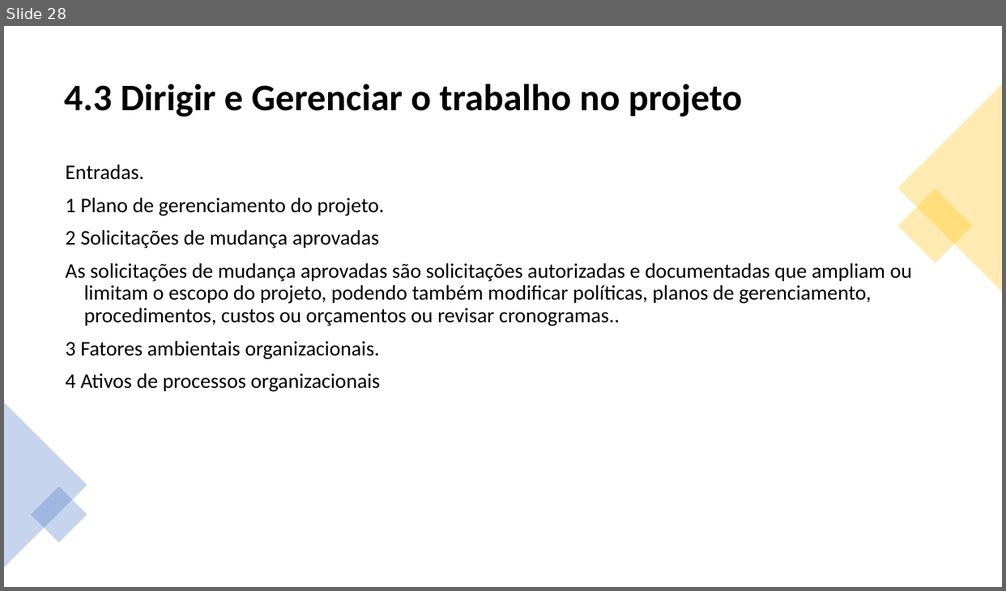
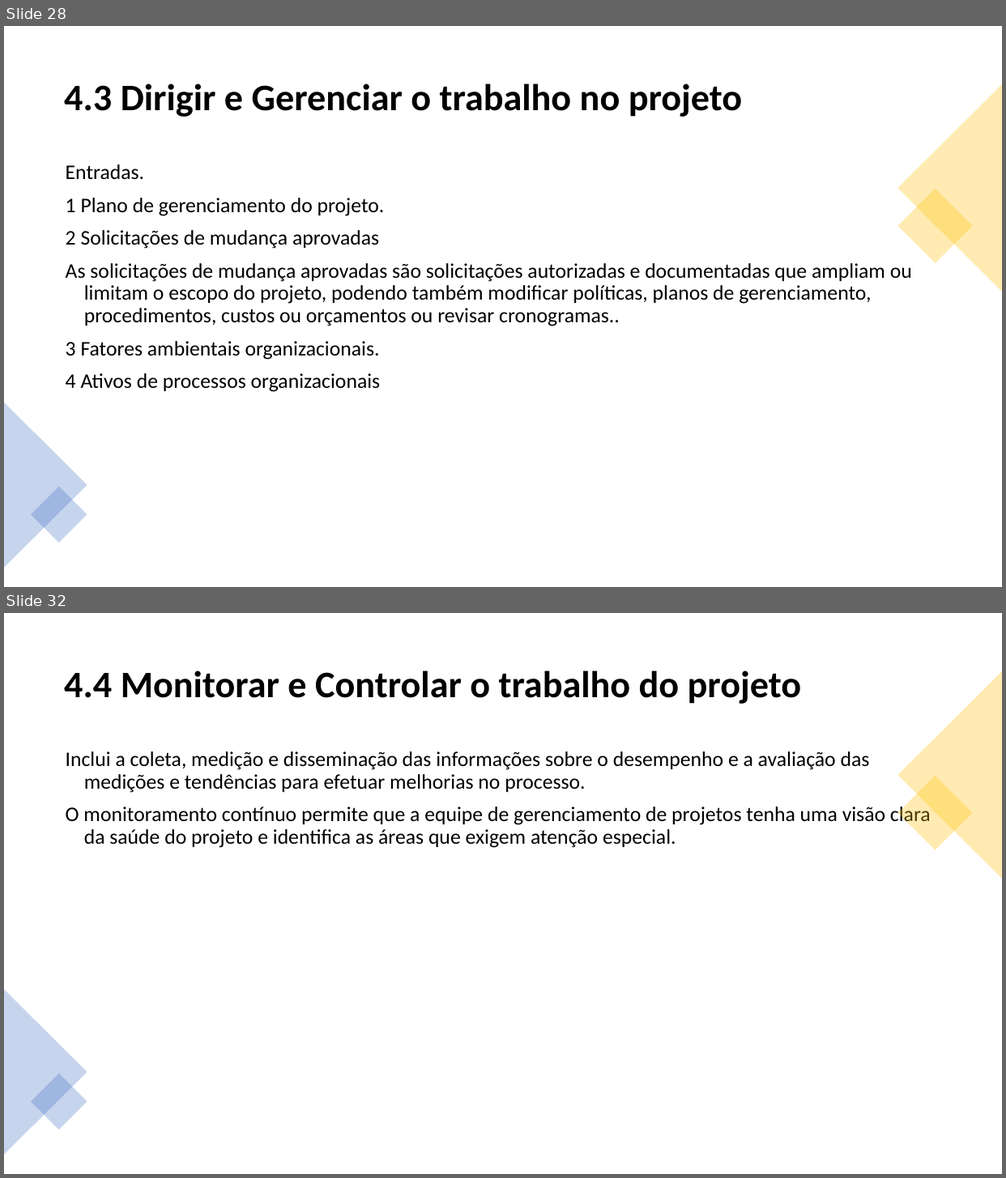
Before and after one commit to jharbes/ADMINISTRACAO-DE-REDES, a slide deck: RELATORIO PROVA P2/relatorio-pmbok-capitulo4-jharbes.pptx. Shown one above the other, each under a label of ours: slide 28 before the commit, slides 28 and 32 after it; the slides between them are not shown. The pictures are 1006x591 and 1006x1178 pixels, drawn with LibreOffice and Linux fonts; fonts in the diff are those of the drawing. Boxes give left, top, right and bottom in pixels: in the first picture for what was removed or moved away, otherwise in the second. Text is boxed around its words. In the diff, an @@ line names an element or a change of style, - is before the commit and + after.

```diff
--- a/RELATORIO PROVA P2/relatorio-pmbok-capitulo4-jharbes.pptx
+++ b/RELATORIO PROVA P2/relatorio-pmbok-capitulo4-jharbes.pptx
@@ slide 32 added at <box>4,613,1002,1174</box>, background #FFFFFF @@
@@ title added at <box>64,671,801,704</box>, 36 pt, text #000000, bold @@
+4.4 Monitorar e Controlar o trabalho do projeto
@@ triangle added at <box>898,671,1002,879</box>, fill #FFC000 at 30% opacity @@
@@ text added at <box>66,752,931,848</box>, 20 pt, text #000000 @@
+Inclui a coleta, medição e disseminação das informações sobre o desempenho e a avaliação das medições e tendências para efetuar melhorias no processo.
+O monitoramento contínuo permite que a equipe de gerenciamento de projetos tenha uma visão clara da saúde do projeto e identifica as áreas que exigem atenção especial.
@@ rectangle added at <box>898,776,974,851</box>, fill #FFC000 at 30% opacity @@
@@ triangle added at <box>4,990,87,1155</box>, fill #4472C4 at 30% opacity @@
@@ rectangle added at <box>31,1073,87,1130</box>, fill #4472C4 at 30% opacity @@
```
Also in this commit, not shown: 7 other slides added.
